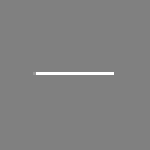
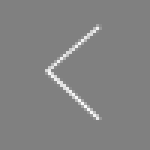
Revision of a layered 150 × 150 image; what changed, layer by layer:
showed group "closeLeft_btn" (1 layers) over [left=45, top=24, right=102, bottom=120]
renamed "形狀 9 拷貝 2" to "形狀 2 拷貝 13", showed it, painted on it over [left=45, top=24, right=102, bottom=120]
hid group "EnlargeDis_btn" (1 layers) over [left=33, top=72, right=114, bottom=75]
